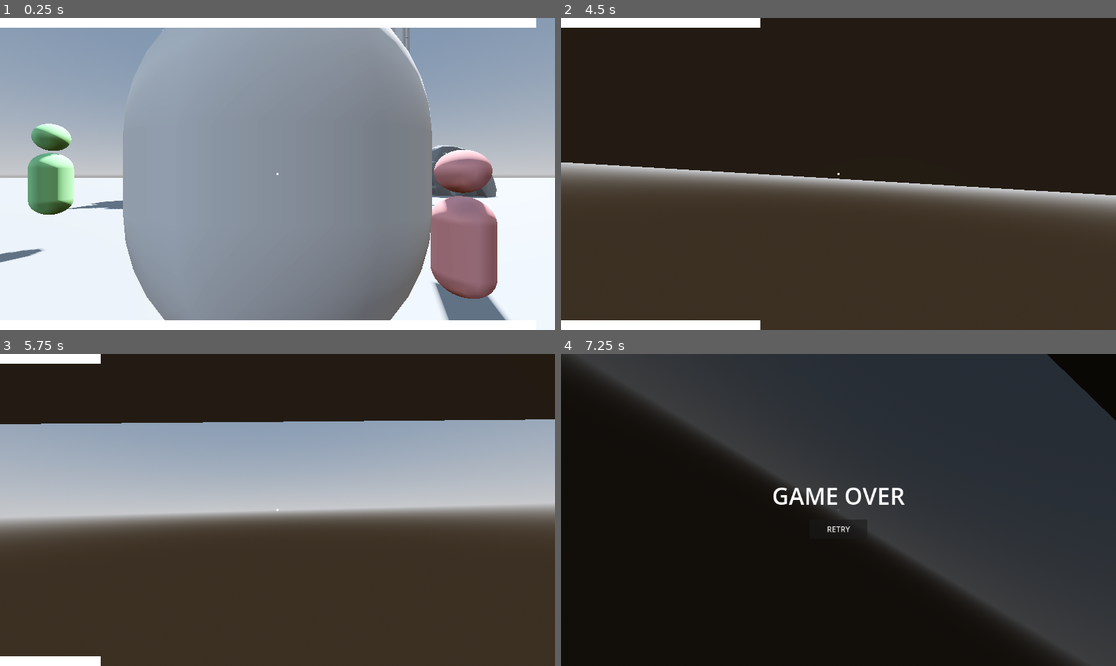
Above: before the commit, frames 1-4 (two rows, left to right).
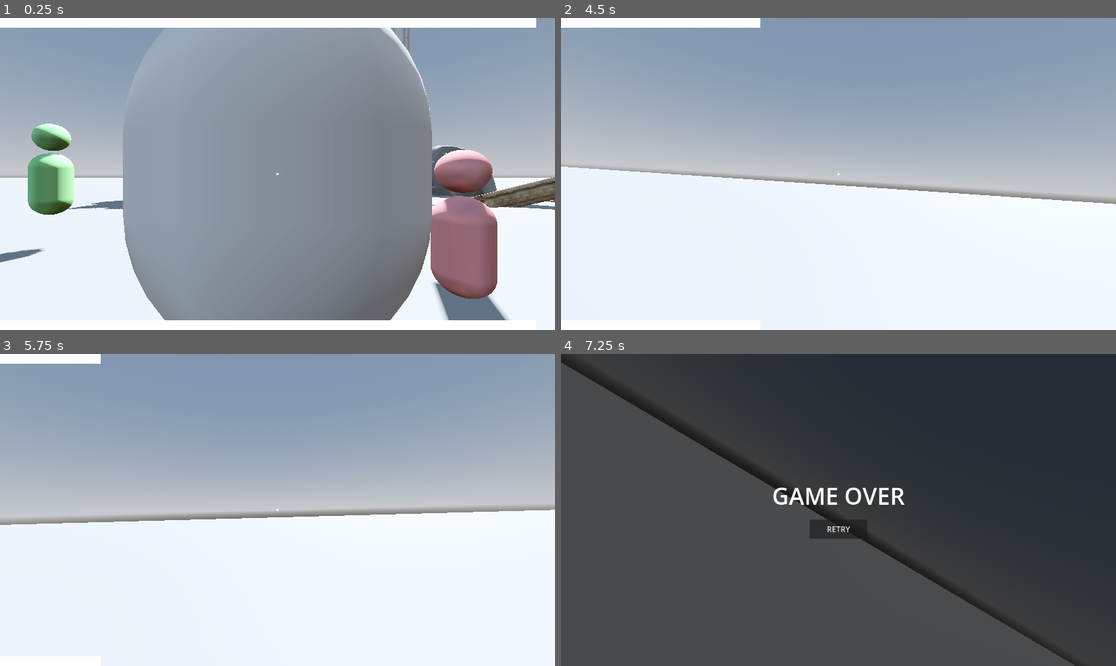
Above: after the commit, the same moments.

Repository: madmonki/GGJ2026
Game: Godot game, scene res://main.tscn
Same seed, same stepped clock (60 frames per second), same inputs: the game is played once before the commit and once after it.
Inputs (mouse positions are in pixels of both pictures, inside the frame that each line leads up to):
- Up to frame 1 (0.25 s): no input
- Up to frame 2 (4.5 s): move the mouse to (866, 174) at 0.52 s; press the mouse at (866, 174) at 0.53 s; hold W (move_forward) from 0.53 s (still down); tap Space (jump) at 0.77, 1.52, 3.02, 3.77 s; move the mouse to (810, 174) at 1.27 s; release the mouse at (810, 174) at 1.28 s; tap Shift (sprint) at 1.35, 2.85, 4.35 s; move the mouse to (849, 167) at 2.02 s; press the mouse at (849, 167) at 2.03 s; move the mouse to (832, 180) at 2.77 s; release the mouse at (832, 180) at 2.78 s; move the mouse to (877, 177) at 3.52 s; press the mouse at (877, 177) at 3.53 s; move the mouse to (794, 170) at 4.27 s; release the mouse at (794, 170) at 4.28 s
- Up to frame 3 (5.75 s): keep holding W (move_forward); tap Space (jump) at 4.52 s; move the mouse to (283, 510) at 5.02 s; press the mouse at (283, 510) at 5.03 s
- Up to frame 4 (7.25 s): move the mouse to (816, 503) at 5.77 s; release W (move_forward) at 5.78 s; release the mouse at (816, 503) at 5.78 s; hold D (move_right) 5.78-6.53 s; tap Shift (sprint) at 5.85 s; tap Space (jump) at 6.02, 6.77 s; move the mouse to (866, 510) at 6.52 s; press the mouse at (866, 510) at 6.53 s; hold W (move_forward) from 6.53 s (still down)

The runs differ from the first frame. In frame 1, 0.9% of the frame differs, in the area x 78-100%, y 45-84%; in frame 2, 96%, in the area x 0-100%, y 0-100%; in frame 3, 68%; in frame 4, 46%.

Commit message:
scene change

Diff:
--- a/main.tscn
+++ b/main.tscn
@@ -8,6 +8,7 @@
 [ext_resource type="PackedScene" uid="uid://dobarm8615hkm" path="res://green_char.tscn" id="5_lquwl"]
 [ext_resource type="PackedScene" uid="uid://1eka23u3bhw5" path="res://models/temple.dae" id="7_5vw27"]
 [ext_resource type="PackedScene" uid="uid://cr81bhs0tmwni" path="res://models/rock.dae" id="8_kek77"]
+[ext_resource type="PackedScene" uid="uid://cwoxayixcmtfn" path="res://models/RuinTample.fbx" id="9_4c57u"]
 [ext_resource type="PackedScene" uid="uid://1eo6jp888rxw" path="res://models/ruin.dae" id="9_kek77"]
 
 [sub_resource type="ProceduralSkyMaterial" id="ProceduralSkyMaterial_1"]
@@ -28,7 +29,7 @@
 size = Vector3(20, 0.1, 20)
 
 [sub_resource type="BoxShape3D" id="BoxShape3D_1"]
-size = Vector3(20, 0.1, 20)
+size = Vector3(78.88818, 0.1, 20.518677)
 
 [sub_resource type="BoxMesh" id="BoxMesh_lquwl"]
 
@@ -47,21 +48,13 @@
 [node name="Floor" type="StaticBody3D" parent="." unique_id=1554686591]
 transform = Transform3D(1, 0, 0, 0, 1, 0, 0, 0, 1, 0, 0.05, 0)
 
-[node name="MeshInstance3D" type="MeshInstance3D" parent="Floor" unique_id=647803905]
-mesh = SubResource("BoxMesh_1")
-
-[node name="CollisionShape3D" type="CollisionShape3D" parent="Floor" unique_id=549438056]
-shape = SubResource("BoxShape3D_1")
-
 [node name="MeshInstance3D2" type="MeshInstance3D" parent="Floor" unique_id=710248306]
 transform = Transform3D(18.233086, 0, 0, 0, 1, 0, 0, 0, 6.6740675, 0, 0, 0)
 mesh = SubResource("BoxMesh_1")
 
 [node name="CollisionShape3D2" type="CollisionShape3D" parent="Floor" unique_id=418385718]
+transform = Transform3D(4.621189, 0, 0, 0, 1, 0, 0, 0, 6.3480806, -0.7367325, 0, 1.6463009)
 shape = SubResource("BoxShape3D_1")
-
-[node name="SM_Ruins_01" parent="Floor" unique_id=980471348 instance=ExtResource("3_7mycd")]
-transform = Transform3D(1, 0, 0, 0, 1, 0, 0, 0, 1, 3.2322419, 0.053861853, -9.170496)
 
 [node name="Floor2" type="StaticBody3D" parent="." unique_id=57920872]
 transform = Transform3D(1, 0, 0, 0, 1, 0, 0, 0, 1, 0, 0.05, 0)
@@ -105,3 +98,12 @@
 
 [node name="ruin" parent="." unique_id=817059571 instance=ExtResource("9_kek77")]
 transform = Transform3D(-500, 0, -866.0253, 0, 999.99994, 0, 866.0253, 0, -500, -24.427206, -1.2949371, 28.89109)
+
+[node name="RuinTample" parent="." unique_id=1105016889 instance=ExtResource("9_4c57u")]
+transform = Transform3D(1, 0, 0, 0, 1, 0, 0, 0, 1, 14.535855, 0, 3.246954)
+
+[node name="StaticBody3D" type="StaticBody3D" parent="." unique_id=1700691371]
+transform = Transform3D(1, 0, 0, 0, 1, 0, 0, 0, 1, 0, 5.012269, 0)
+
+[node name="SM_Ruins_01" parent="StaticBody3D" unique_id=980471348 instance=ExtResource("3_7mycd")]
+transform = Transform3D(1, 0, 0, 0, 1, 0, 0, 0, 1, 3.2322419, -4.908407, -9.170496)
Binary file added: models/RuinTample.fbx
Not shown, added: models/RuinTample.fbx.import
Binary file added: models/RuinTample_0.png
Not shown, added: models/RuinTample_0.png.import
Binary file added: models/RuinTample_1.png
Not shown, added: models/RuinTample_1.png.import
Binary file added: models/RuinTample_2.png
Not shown, added: models/RuinTample_2.png.import
Binary file added: models/RuinTample_3.png
Not shown, added: models/RuinTample_3.png.import
Binary file added: models/RuinTample_4.png
Not shown, added: models/RuinTample_4.png.import
(and 2 more such lines)
